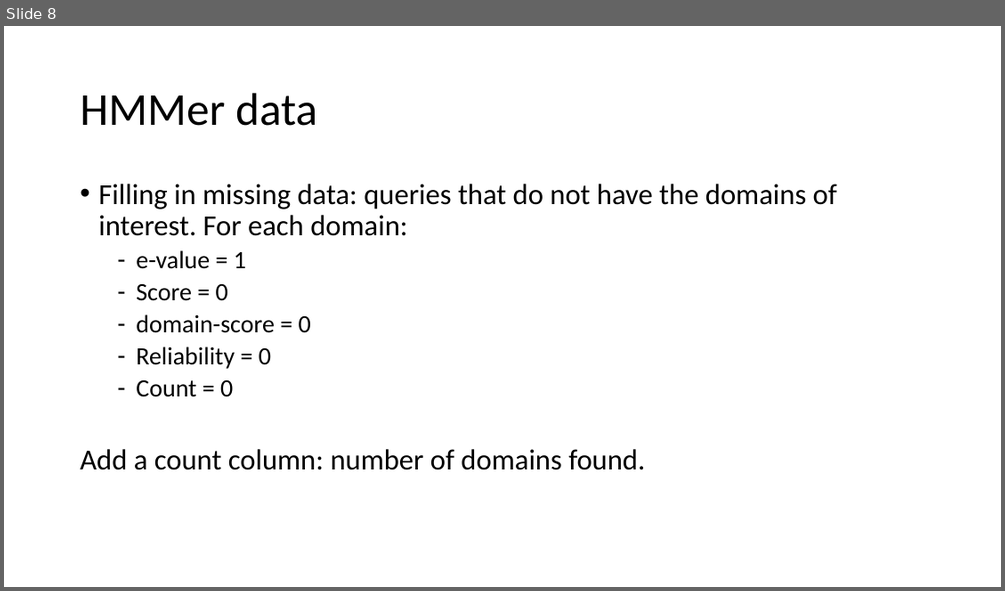
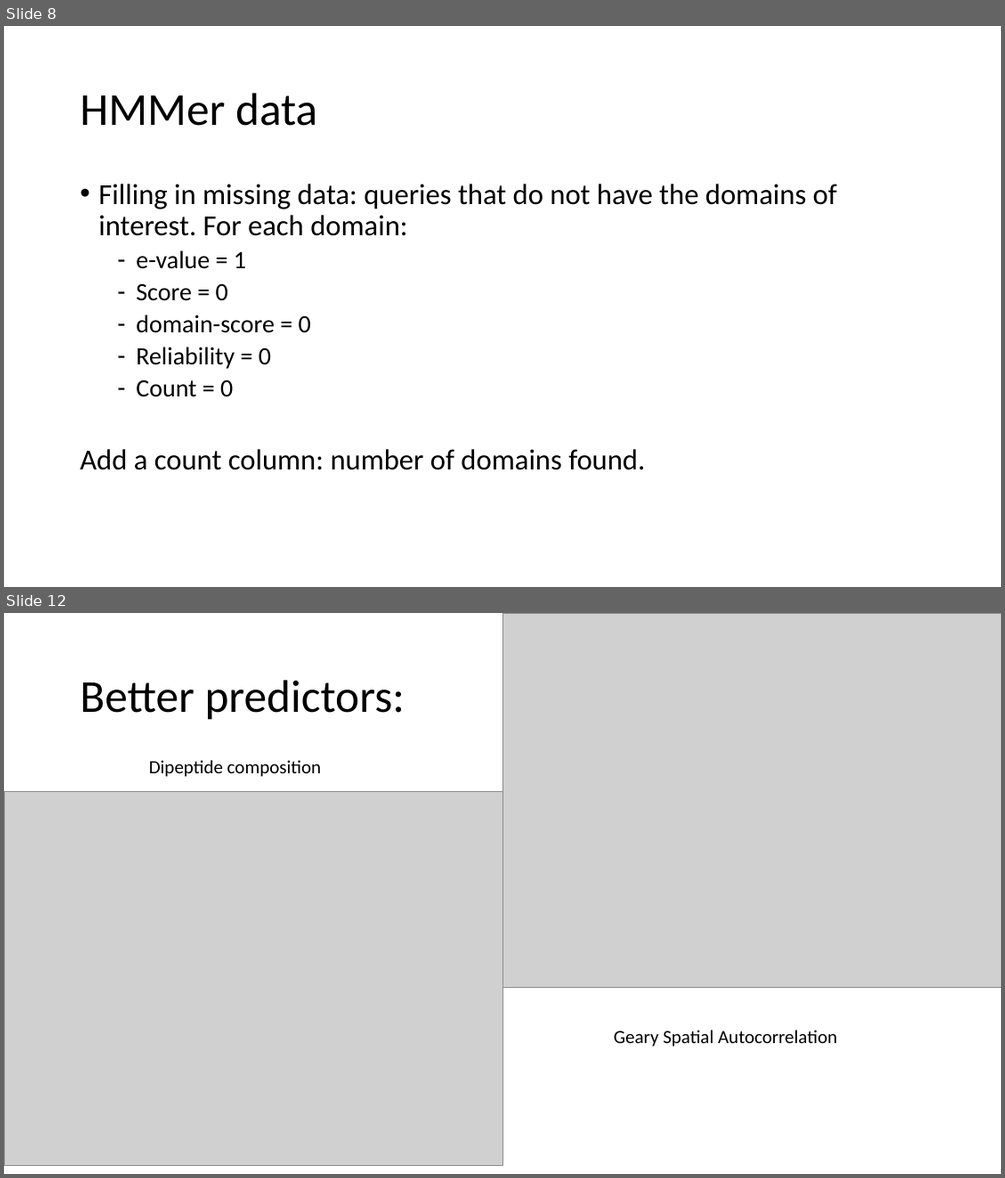
Before and after one commit to JoannaDrx/protein-classification, a slide deck: drugpro-jd.pptx. Shown one above the other, each under a label of ours: slide 8 before the commit, slides 8 and 12 after it; the slides between them are not shown. The pictures are 1005x591 and 1005x1178 pixels, drawn with LibreOffice and Linux fonts; fonts in the diff are those of the drawing; grey boxes stand for pictures. Boxes give left, top, right and bottom in pixels: in the first picture for what was removed or moved away, otherwise in the second. Text is boxed around its words. In the diff, an @@ line names an element or a change of style, - is before the commit and + after.

```diff
--- a/drugpro-jd.pptx
+++ b/drugpro-jd.pptx
@@ slide 12 added at (4, 613, 1001, 1174), background #FFFFFF @@
@@ picture added at (502, 613, 1001, 987) @@
@@ title added at (80, 680, 405, 720), 44 pt, text #000000 @@
+Better predictors:
@@ text added at (149, 760, 321, 777), 18 pt, text #000000 @@
+Dipeptide composition
@@ picture added at (4, 791, 502, 1165) @@
@@ text added at (614, 1030, 837, 1046), 18 pt, text #000000 @@
+Geary Spatial Autocorrelation
```
Also in this commit, not shown: 7 slides changed, 4 other slides added, 5 slides removed, 25 other files.
